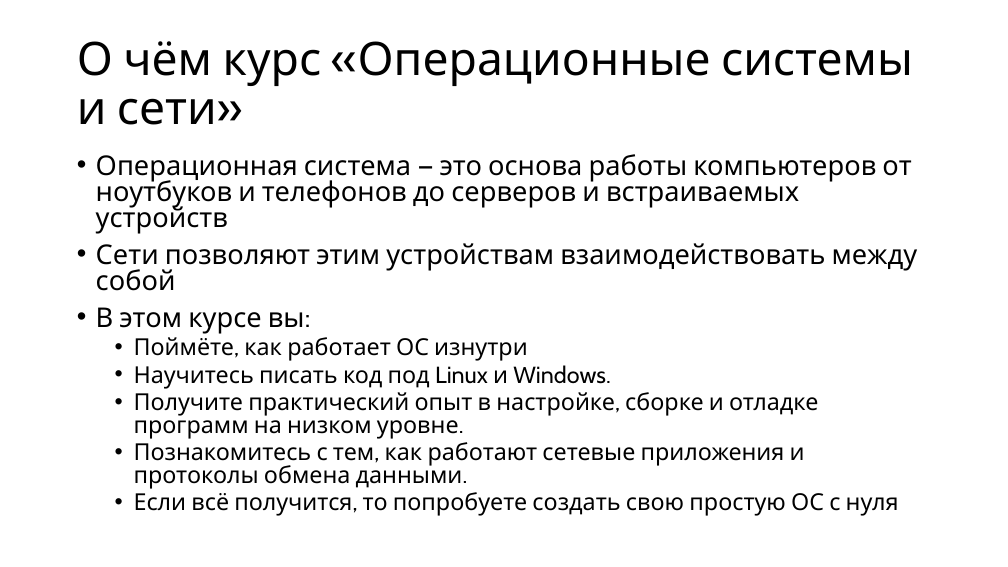
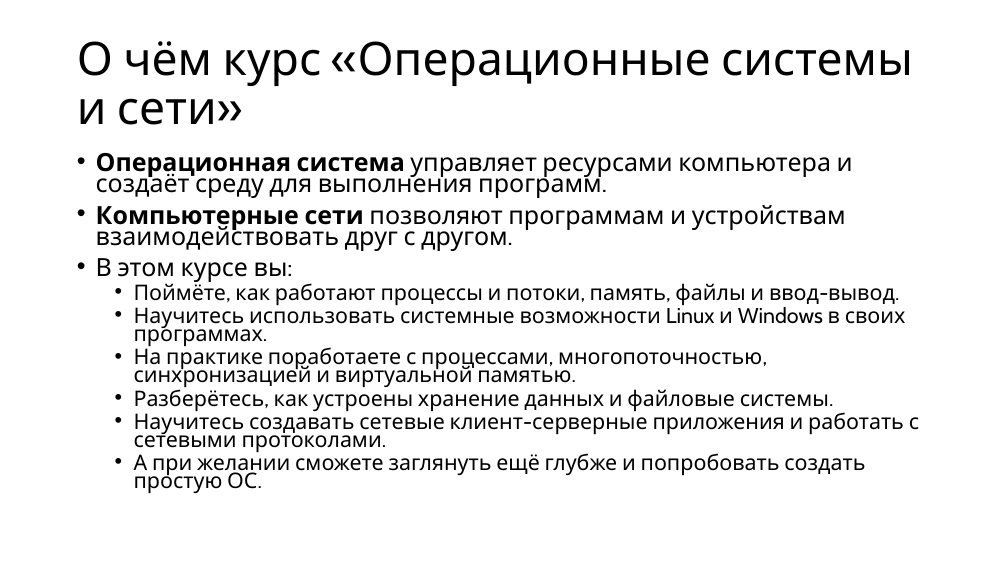
Before and after one commit to alexey-malov/os-course, a slide deck: slide 2 of lectures/01/Введение в ОС.pptx. Drawn at 1008x567 pixels with LibreOffice and Linux fonts; fonts in the diff are those of the drawing. Boxes give left, top, right and bottom in pixels: in the first picture for what was removed or moved away, otherwise in the second. Text is boxed around its words. In the diff, an @@ line names an element or a change of style, - is before the commit and + after.

```diff
--- a/lectures/01/Введение в ОС.pptx
+++ b/lectures/01/Введение в ОС.pptx
@@ text at [96,153,853,251]: text changed; size 25.9 to 23.8 pt @@
-• Операционная система — это основа работы компьютеров от ноутбуков и телефонов до серверов и встраиваемых устройств
-• Сети позволяют этим устройствам взаимодействовать между собой
+• Операционная система управляет ресурсами компьютера и создаёт среду для выполнения программ.
+• Компьютерные сети позволяют программам и устройствам взаимодействовать друг с другом.
@@ text at [96,258,288,282]: size 25.9 to 23.8 pt in "В этом курсе вы:"; line spacing 0.8 to 0.7 @@
@@ text at [134,280,919,493]: text changed; size 22.2 to 20.4 pt @@
-  • Поймёте, как работает ОС изнутри
-  • Научитесь писать код под Linux и Windows.
-  • Получите практический опыт в настройке, сборке и отладке программ на низком уровне.
-  • Познакомитесь с тем, как работают сетевые приложения и протоколы обмена данными.
-  • Если всё получится, то попробуете создать свою простую ОС с нуля
+  • Поймёте, как работают процессы и потоки, память, файлы и ввод-вывод.
+  • Научитесь использовать системные возможности Linux и Windows в своих программах.
+  • На практике поработаете с процессами, многопоточностью, синхронизацией и виртуальной памятью.
+  • Разберётесь, как устроены хранение данных и файловые системы.
+  • Научитесь создавать сетевые клиент-серверные приложения и работать с сетевыми протоколами.
+  • А при желании сможете заглянуть ещё глубже и попробовать создать простую ОС.
```
Also in this commit, not shown: 18 other slides changed, 19 slides added, 44 slides removed.
